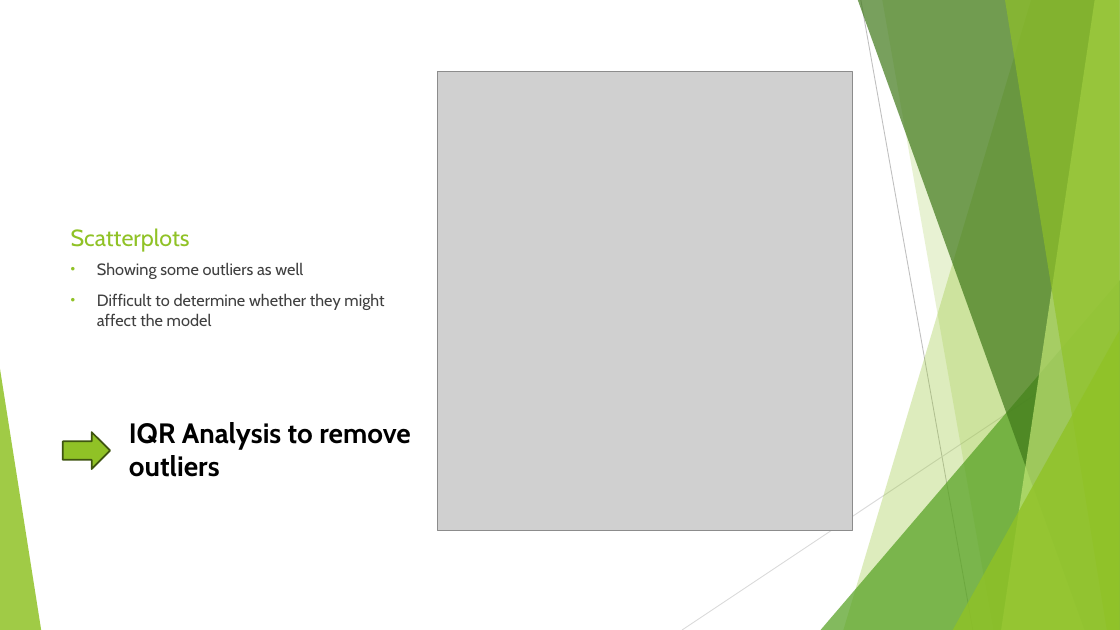
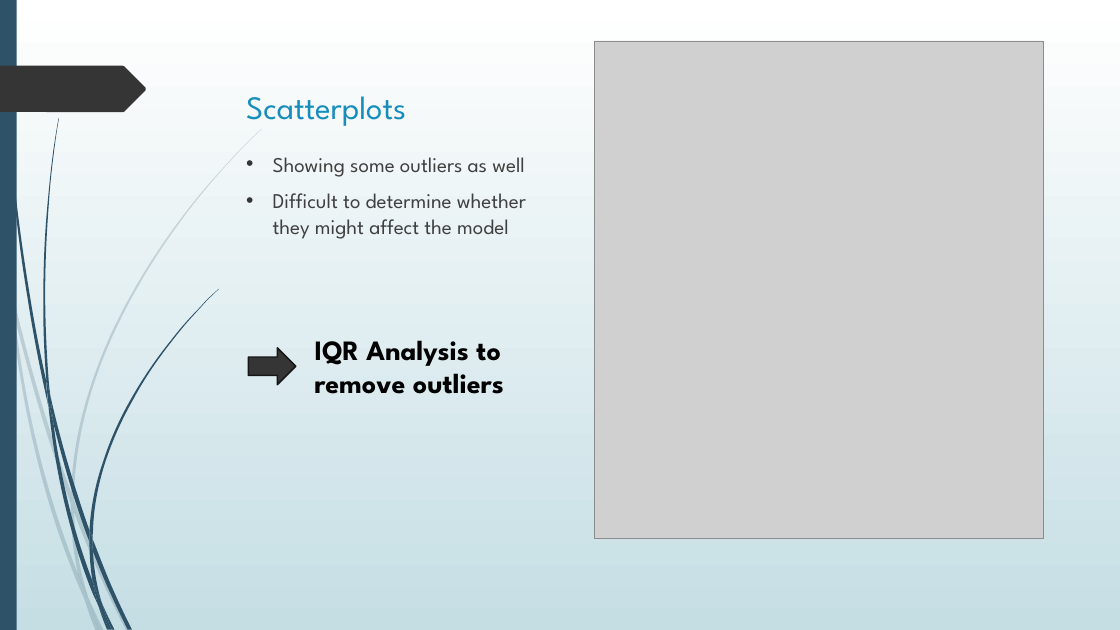
Before and after one commit to phanlinh94/age-prediction-model, a slide deck: slide 8 of Presentation1.pptx. Drawn at 1120x630 pixels with LibreOffice and Linux fonts; fonts in the diff are those of the drawing; grey boxes stand for pictures. Boxes give left, top, right and bottom in pixels: in the first picture for what was removed or moved away, otherwise in the second. Text is boxed around its words. In the diff, an @@ line names an element or a change of style, - is before the commit and + after.

```diff
--- a/Presentation1.pptx
+++ b/Presentation1.pptx
@@ background #FFFFFF to gradient #FFFFFF to #C5DEE5 @@
@@ rectangle added at (0,0,17,630), fill #2E5369 @@
@@ title "Scatterplots": place and size @@
-title "Scatterplots" at (71,228,190,252)
+title "Scatterplots" at (246,96,406,126)
@@ title "Scatterplots" at (246,96,406,126): size 20 to 28 pt, font Cabin to League Spartan, text colour #90C226 to #178DBB @@
@@ picture: place and size @@
-picture at (438,71,853,531)
+picture at (594,41,1044,539)
@@ freeform shape added at (0,66,146,112), fill #353535 @@
@@ text "Showing some outliers as well": place and size @@
-text "Showing some outliers as well" at (97,262,384,326)
+text "Showing some outliers as well" at (273,157,526,239)
@@ text "Showing some outliers as well" at (273,157,526,239): size 14 to 18 pt, font Cabin to League Spartan; bullet colour #90C226 to #353535 @@
@@ text "IQR Analysis to remove outliers": place and size @@
-text "IQR Analysis to remove outliers" at (129,422,411,477)
+text "IQR Analysis to remove outliers" at (315,340,504,394)
@@ text "IQR Analysis to remove outliers" at (315,340,504,394): font Cabin to League Spartan @@
@@ right arrow: place and size @@
-right arrow at (63,433,110,470)
+right arrow at (249,348,296,385)
@@ right arrow at (249,348,296,385): fill #90C226 to #353535; outline #3F5511 1.5 pt to #171717 1.25 pt @@
@@ group removed at (0,0,1120,630): 5 freeform shapes, 3 triangles, 2 lines @@
@@ group added at (0,129,262,630): 10 freeform shapes @@
@@ group added at (3,0,218,630): 12 freeform shapes @@
```
Also in this commit, not shown: 9 other slides changed, 2 slides added, 2 other files.
